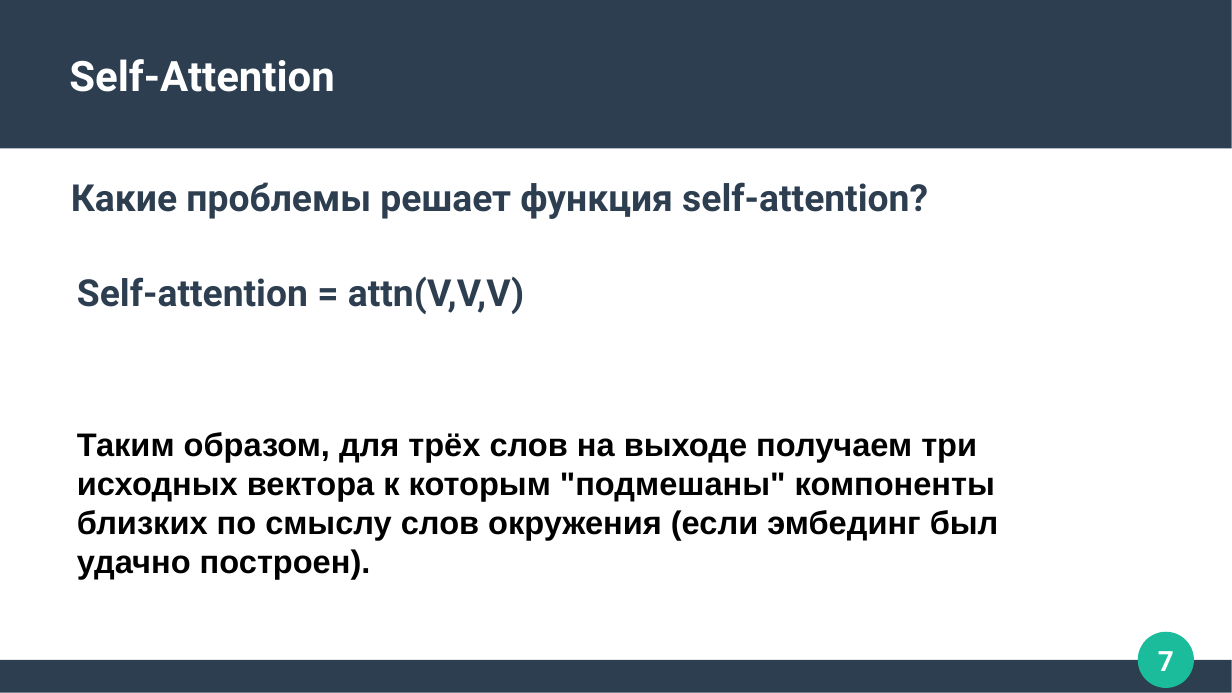
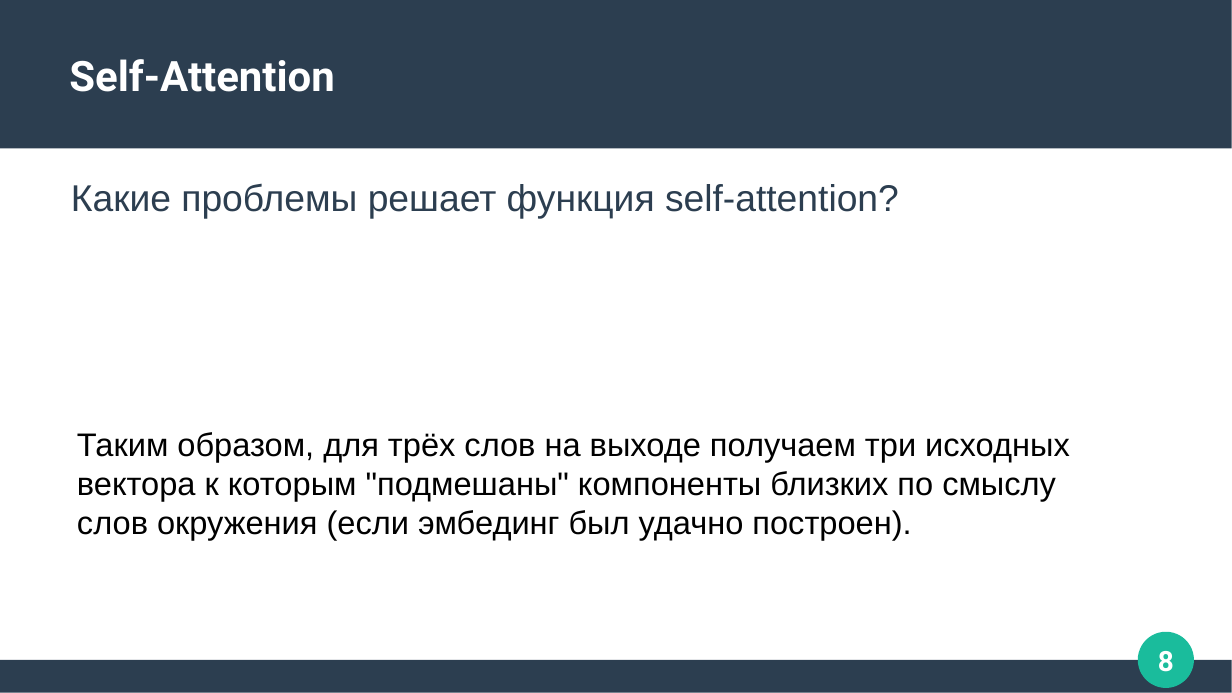
Before and after one commit to Zorinal/FilmBot, a slide deck: slide 8 of Трансфомеры.pptx (slide 7 before the commit). Drawn at 1232x693 pixels with LibreOffice and Linux fonts; fonts in the diff are those of the drawing. Boxes give left, top, right and bottom in pixels: in the first picture for what was removed or moved away, otherwise in the second. Text is boxed around its words. In the diff, an @@ line names an element or a change of style, - is before the commit and + after.

```diff
--- a/Трансфомеры.pptx
+++ b/Трансфомеры.pptx
@@ text "Какие проблемы решает функция self-attention?" at [71,184,899,219]: font Roboto to Arial, bold off @@
@@ text removed at [77,277,524,314] @@
-Self-attention = attn(V,V,V)
@@ text "Таким образом, для трёх слов ..." at [77,432,1070,540]: bold off @@
@@ page number at [1158,651,1174,672]: text changed @@
-7
+8
```
Also in this commit, not shown: 12 other slides changed, 1 slide added.
